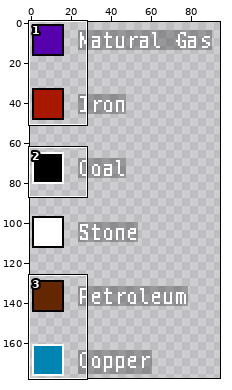
Two versions of one pixel-art file, data/gfx/ui/resource-legend.ase. Above: a wide view before the commit, with the close-up outlined.
Close-up. Before:
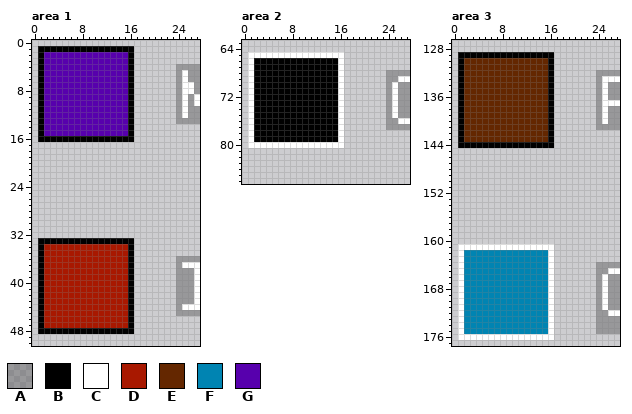
95x178 pixels, 1 frame. Shown: area 1: x 0..27, y 0..50; area 2: x 0..27, y 63..86; area 3: x 0..27, y 127..177.
Palette (. is transparent): A #00000042  B #000000  C #ffffff  D #a81800  E #642700  F #0084b2  G #5700ad
And afterwards:
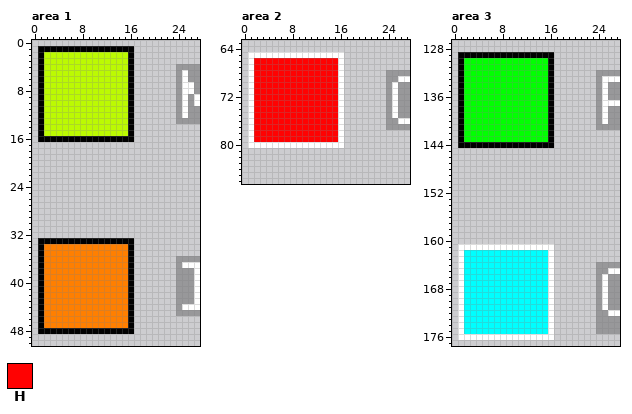
Colours new in this view: H #ff0202
The exact change:
colour D: #a81800 -> #ff7f00
colour E: #642700 -> #02ff02
colour F: #0084b2 -> #00ffff
colour G: #5700ad -> #bcfa02
Area 2, layer "Layer 1":
y 66..79: x 2..15 BBBBBBBBBBBBBB -> HHHHHHHHHHHHHH
Pixel boxes of the changes (left, top, right, bottom) in both close-ups:
changed: (44, 52, 128, 136)
changed: (44, 244, 128, 328)
changed: (254, 58, 338, 142)
changed: (464, 58, 548, 142)
changed: (464, 250, 548, 334)
